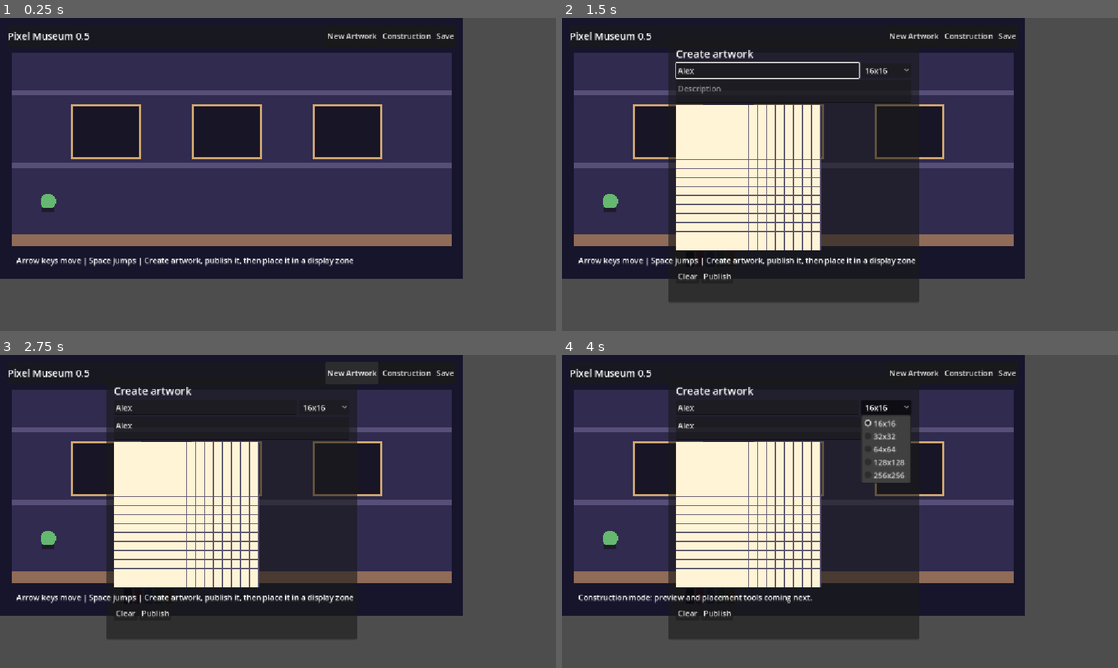
Above: before the commit, frames 1-4 (two rows, left to right).
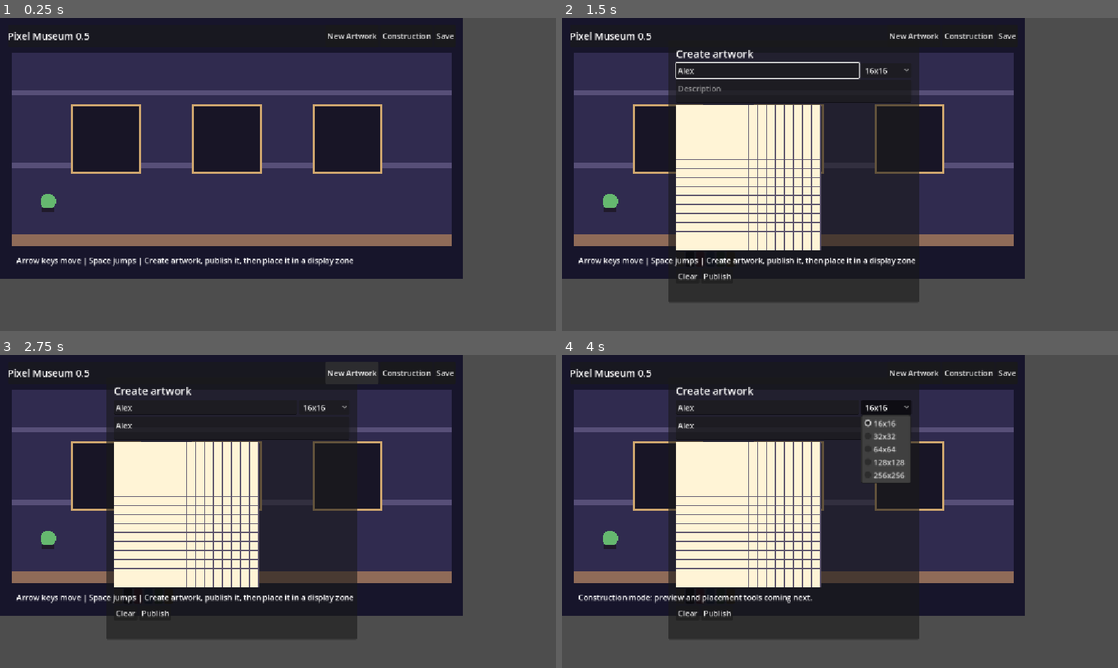
Above: after the commit, the same moments.

Repository: Yhtomitos/PixelMuseum
Game: Godot game, scene res://node_2d.tscn
Two runs of this game, one before a commit and one after it. Both use one fixed random seed, a clock stepped at 60 frames per second and the inputs below.
Inputs (mouse positions are in pixels of both pictures, inside the frame that each line leads up to):
- Up to frame 1 (0.25 s): no input
- Up to frame 2 (1.5 s): click "New Artwork" at 0.5 s; click (767, 71) at 1.27 s; type "Alex" at 1.35 s
- Up to frame 3 (2.75 s): click (233, 426) at 1.5 s; type "Alex" at 1.58 s; click "New Artwork" at 2 s
- Up to frame 4 (4 s): click "Construction" at 2.75 s; click "16x16" at 3.5 s

The runs differ from the first frame. In frame 1, 2.0% of the frame differs, in the area x 12-69%, y 44-50%; in frame 2, 0.9%; in frame 3, 0.9%; in frame 4, 0.9%.

Commit message:
Updated the museum frames and artwork rendering.
Frames are now uniform 140×140 squares.
Click detection matches the square frame bounds.
Artwork scales proportionally to fit inside the frame without distortion.

Diff:
--- a/scripts/app_state.gd
+++ b/scripts/app_state.gd
@@ -2,6 +2,8 @@
 
 const SAVE_PATH := "user://pixel_museum.json"
 const SAVE_VERSION := 1
+const DISPLAY_FRAME_SIZE: Vector2 = Vector2(140.0, 140.0)
+const DISPLAY_FRAME_INSET: float = 12.0
 
 var museum: Dictionary = {
 	"schema_version": SAVE_VERSION,
--- a/scripts/museum_app.gd
+++ b/scripts/museum_app.gd
@@ -33,7 +33,8 @@
 		return
 	for zone in AppState.museum.get("display_zones", []):
 		var position := Vector2(zone["x"], zone["y"])
-		if Rect2(position - Vector2(70, 70), Vector2(140, 110)).has_point(event.position):
+		var frame_rect: Rect2 = _frame_rect(position)
+		if frame_rect.has_point(event.position):
 			_open_gallery_picker(String(zone.get("id", "")))
 			return
 
@@ -45,13 +46,15 @@
 	draw_rect(Rect2(24, 300, 912, 10), Color("#574f78"))
 	for zone in AppState.museum.get("display_zones", []):
 		var position := Vector2(zone["x"], zone["y"])
-		draw_rect(Rect2(position - Vector2(70, 70), Vector2(140, 110)), Color("#181526"))
-		draw_rect(Rect2(position - Vector2(70, 70), Vector2(140, 110)), Color("#d1a86f"), false, 4.0)
+		var frame_rect: Rect2 = _frame_rect(position)
+		draw_rect(frame_rect, Color("#181526"))
+		draw_rect(frame_rect, Color("#d1a86f"), false, 4.0)
 		var artwork := AppState.artwork_for_zone(zone)
 		if not artwork.is_empty():
 			var texture: Texture2D = _artwork_texture(artwork)
 			if texture:
-				draw_texture_rect(texture, Rect2(position - Vector2(58, 58), Vector2(116, 72)), false)
+				var artwork_rect: Rect2 = frame_rect.grow(-AppState.DISPLAY_FRAME_INSET)
+				draw_texture_rect(texture, _fit_texture_rect(texture, artwork_rect), false)
 	draw_circle(player_position, 16.0, Color("#65b86f"))
 	draw_rect(Rect2(player_position + Vector2(-12, 14), Vector2(24, 8)), Color("#201a2b"))
 
@@ -78,6 +81,17 @@
 	var texture: Texture2D = ImageTexture.create_from_image(image)
 	artwork_textures[artwork_id] = texture
 	return texture
+
+func _frame_rect(position: Vector2) -> Rect2:
+	return Rect2(position - AppState.DISPLAY_FRAME_SIZE * 0.5, AppState.DISPLAY_FRAME_SIZE)
+
+func _fit_texture_rect(texture: Texture2D, bounds: Rect2) -> Rect2:
+	var source_size: Vector2 = texture.get_size()
+	if source_size.x <= 0.0 or source_size.y <= 0.0:
+		return bounds
+	var scale: float = minf(bounds.size.x / source_size.x, bounds.size.y / source_size.y)
+	var fitted_size: Vector2 = source_size * scale
+	return Rect2(bounds.position + (bounds.size - fitted_size) * 0.5, fitted_size)
 
 func _build_hud() -> void:
 	var layer := CanvasLayer.new()
